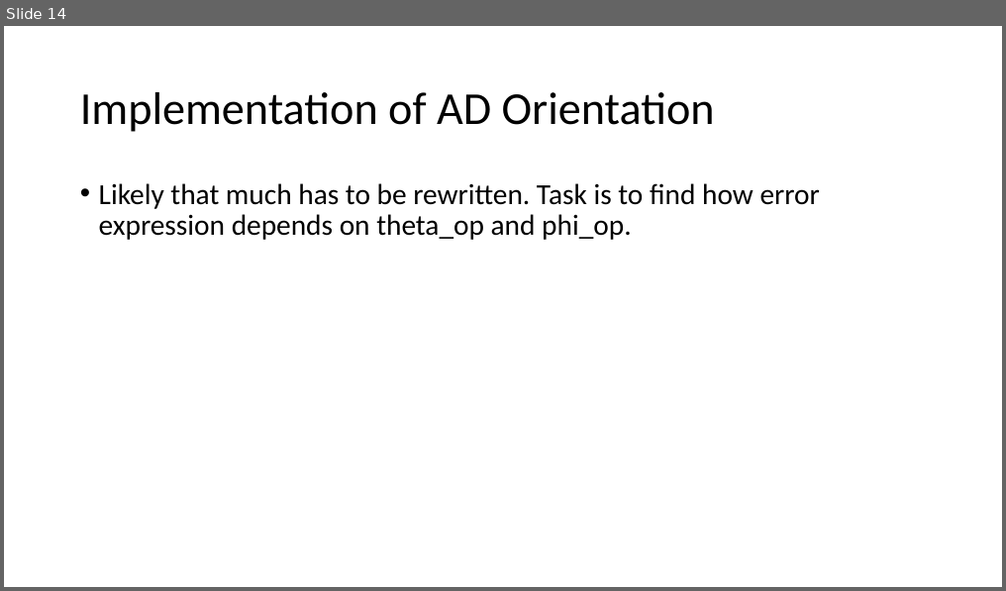
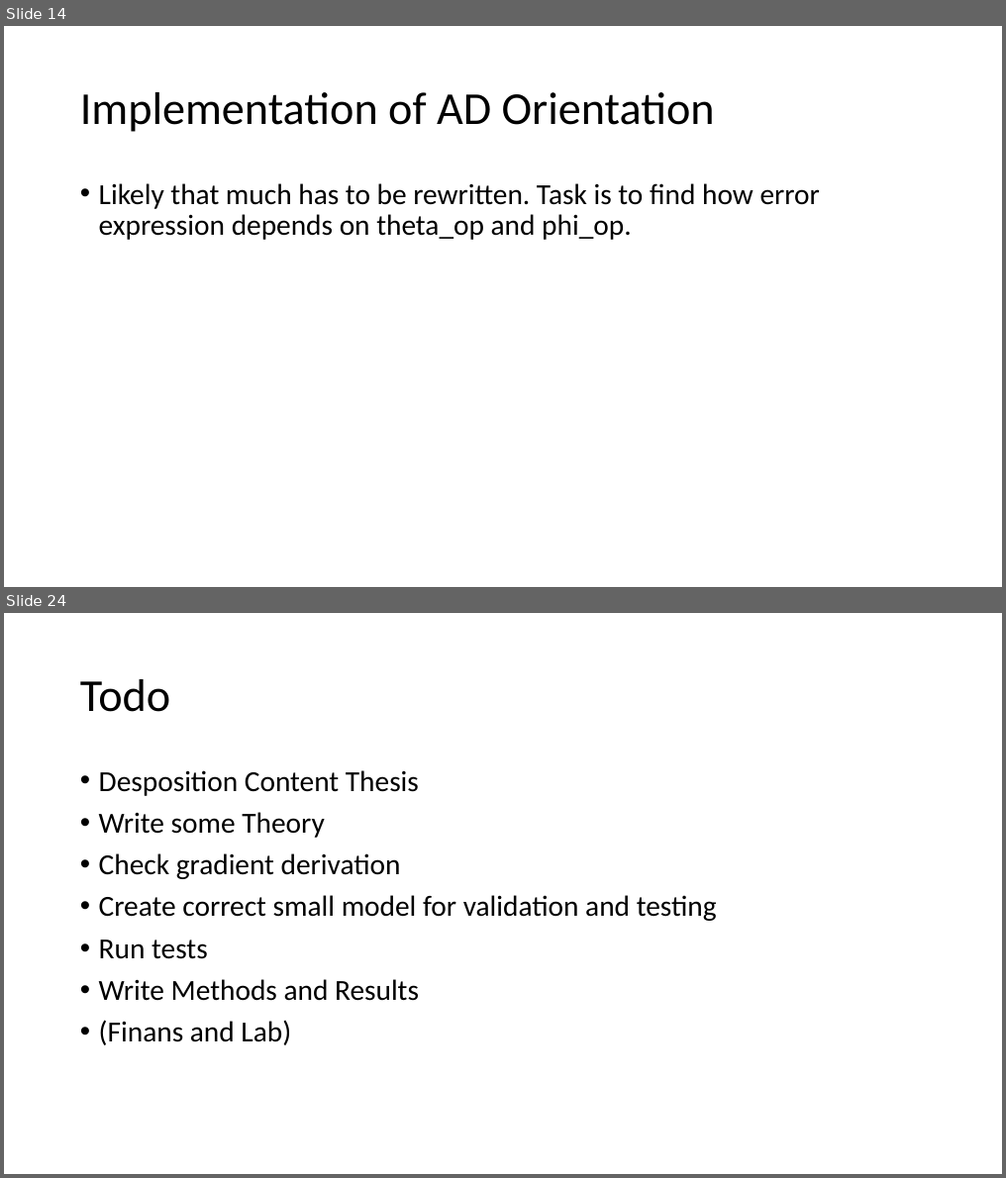
Before and after one commit to RubenDragland/XRD_CT, a slide deck: Doc/20220928 Pres AD Implementation.pptx. Shown one above the other, each under a label of ours: slide 14 before the commit, slides 14 and 24 after it; the slides between them are not shown. The pictures are 1006x591 and 1006x1178 pixels, drawn with LibreOffice and Linux fonts; fonts in the diff are those of the drawing. Boxes give left, top, right and bottom in pixels: in the first picture for what was removed or moved away, otherwise in the second. Text is boxed around its words. In the diff, an @@ line names an element or a change of style, - is before the commit and + after.

```diff
--- a/Doc/20220928 Pres AD Implementation.pptx
+++ b/Doc/20220928 Pres AD Implementation.pptx
@@ slide 24 added at (4, 613, 1002, 1174), background #FFFFFF @@
@@ title added at (80, 679, 170, 712), 44 pt, text #000000 @@
+Todo
@@ text added at (99, 770, 717, 1046), 28 pt, text #000000 @@
+• Desposition Content Thesis
+• Write some Theory
+• Check gradient derivation
+• Create correct small model for validation and testing
+• Run tests
+• Write Methods and Results
+• (Finans and Lab)
```
Also in this commit, not shown: 9 other slides added.
